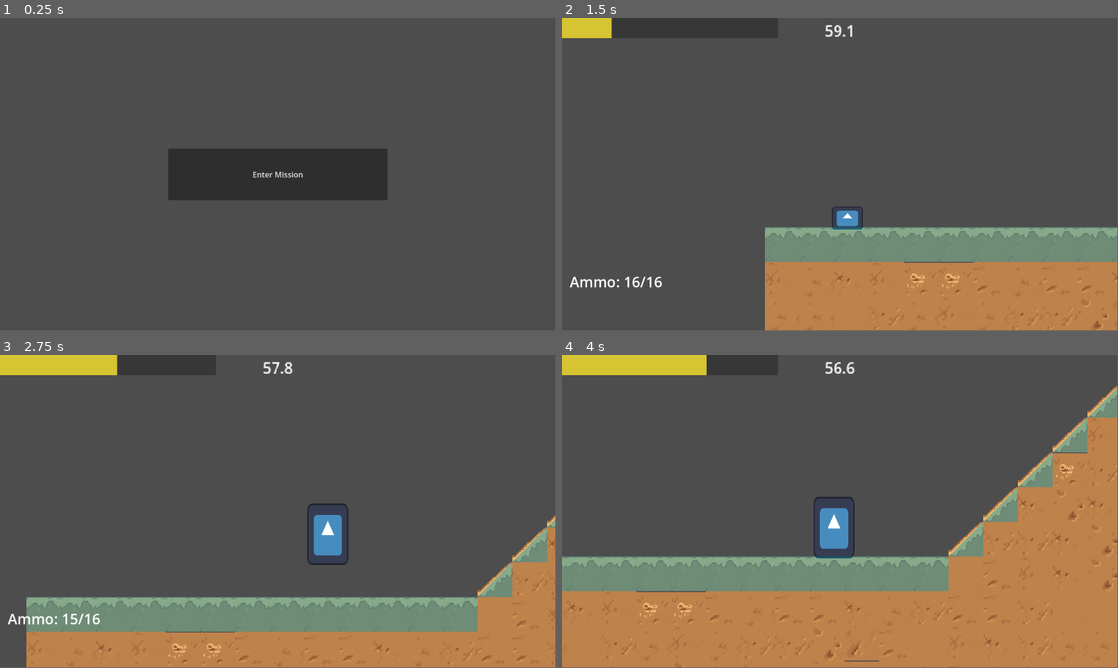
Above: before the commit, frames 1-4 (two rows, left to right).
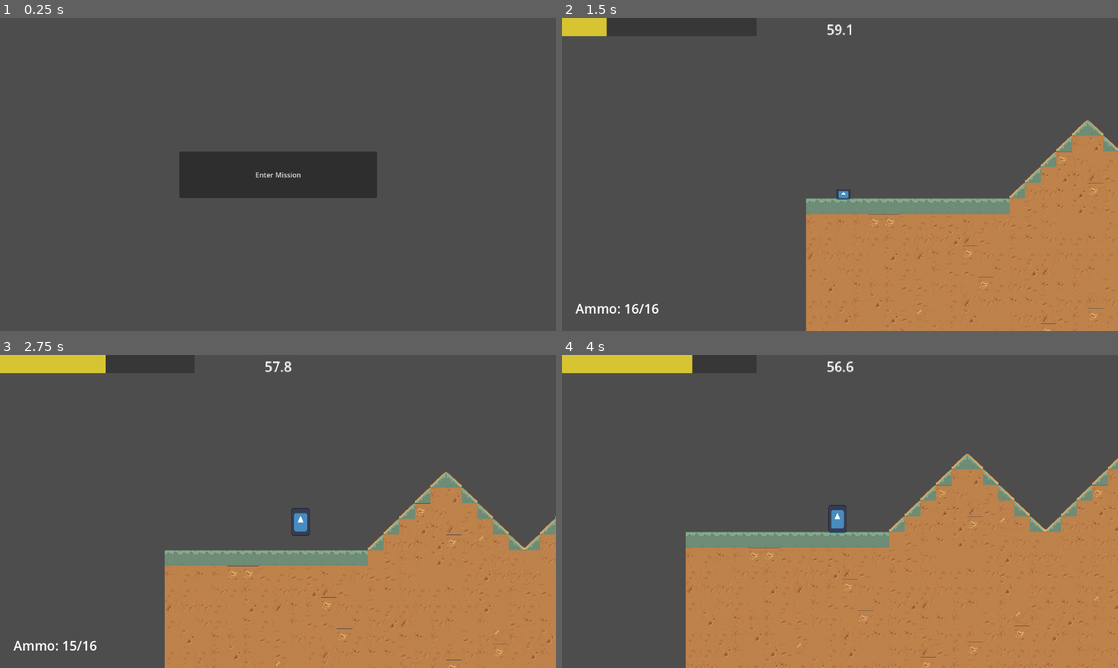
Above: after the commit, the same moments.

Repository: dzfrias/gladiator
Game: Godot game, scene res://scenes/test_scene.tscn
Two runs of this game, one before a commit and one after it. Both use one fixed random seed, a clock stepped at 60 frames per second and the inputs below. The engine's default icon, where the game draws it, is replaced by a stand-in: a white triangle on a blue panel in a dark square.
Inputs (mouse positions are in pixels of both pictures, inside the frame that each line leads up to):
- Up to frame 1 (0.25 s): no input
- Up to frame 2 (1.5 s): click "Enter Mission" at 0.5 s; move the mouse to (962, 158) at 1.27 s; hold D (right) from 1.28 s (still down); hold S (crouch) from 1.28 s (still down)
- Up to frame 3 (2.75 s): keep holding D (right); tap Space (jump) at 1.52, 1.82, 2.27, 2.57 s; move the mouse to (166, 527) at 2.02 s; release S (crouch) at 2.03 s; click (166, 527) at 2.1 s
- Up to frame 4 (4 s): move the mouse to (895, 442) at 2.77 s; release D (right) at 2.78 s; hold A (left) 2.78-3.53 s; hold E (roll) 2.78-3.53 s; move the mouse to (812, 574) at 3.52 s; hold D (right) from 3.53 s (still down); tap Q (toggle_weapon) at 3.6 s; tap Space (jump) at 3.77 s
In our replay, the window is 799x449 before the commit and 800x450 after it. These sizes can differ from the game's own. Grey fills any space a smaller window leaves; there, only what the larger window draws over its background counts as a difference.

The runs differ from the first frame. In frame 1, 1.3% of the frame differs, in the area x 30-70%, y 41-59%; in frame 2, 18%; in frame 3, 27%, in the area x 0-100%, y 0-100%; in frame 4, 26%.
Error in both runs: Invalid assignment of property or key 'position' with value of type 'Vector2' on a base object of type 'Nil'. (res://scripts/player/player.gd:120)

Commit message:
add screen scaling with constant resolution

Diff:
--- a/project.godot
+++ b/project.godot
@@ -19,6 +19,13 @@
 
 Debug="*res://scripts/util/Debug.gd"
 MissionManager="*res://scripts/mission/mission_manager.gd"
+
+[display]
+
+window/size/viewport_width=1280
+window/size/viewport_height=720
+window/stretch/mode="viewport"
+window/stretch/aspect="keep_width"
 
 [input]
 
--- a/scenes/player.tscn
+++ b/scenes/player.tscn
@@ -57,7 +57,6 @@
 
 [node name="Camera2D" type="Camera2D" parent="."]
 offset = Vector2(0, -50)
-zoom = Vector2(2, 2)
 position_smoothing_enabled = true
 
 [node name="Direction" type="Node" parent="."]
--- a/scenes/player_ui.tscn
+++ b/scenes/player_ui.tscn
@@ -12,11 +12,20 @@
 acid_rain_ui = ExtResource("3_lbnag")
 survival_ui = ExtResource("4_k0q64")
 
-[node name="Ammo" type="Label" parent="."]
-offset_left = 16.0
-offset_top = 523.0
-offset_right = 174.0
-offset_bottom = 572.0
+[node name="HBoxContainer" type="HBoxContainer" parent="."]
+anchors_preset = 2
+anchor_top = 1.0
+anchor_bottom = 1.0
+offset_left = 31.0
+offset_top = -73.0
+offset_right = 189.0
+offset_bottom = -31.0
+grow_vertical = 0
+size_flags_horizontal = 0
+size_flags_vertical = 8
+
+[node name="Ammo" type="Label" parent="HBoxContainer"]
+layout_mode = 2
 theme_override_font_sizes/font_size = 30
 text = "Ammo: 0/0"
 vertical_alignment = 1
